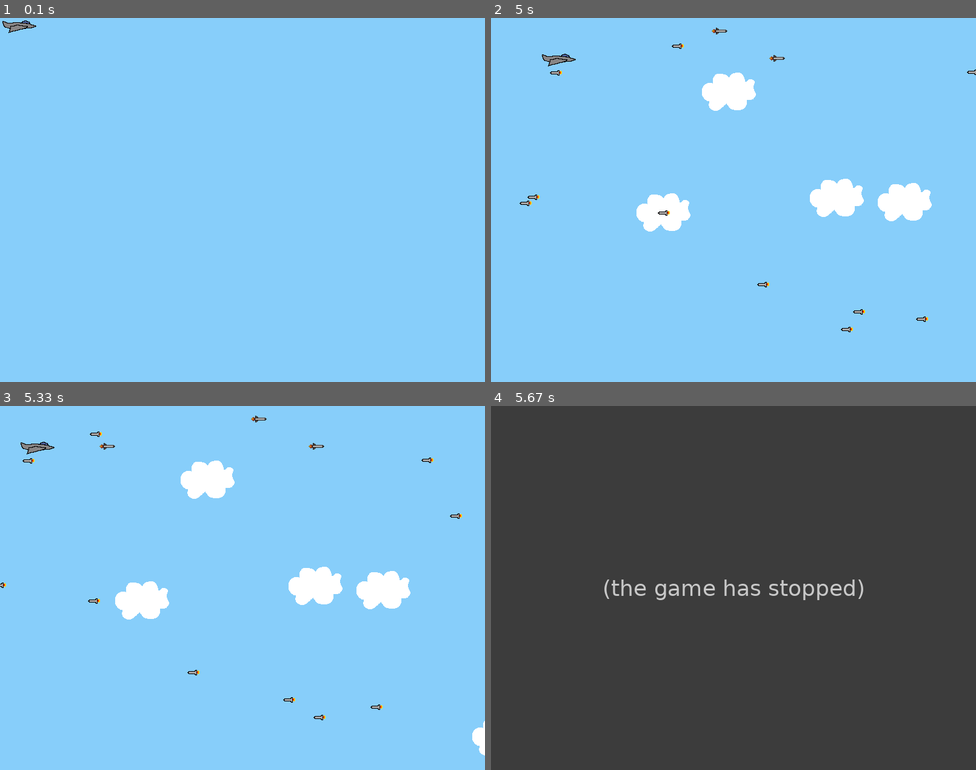
Above: before the commit, frames 1-4 (two rows, left to right).
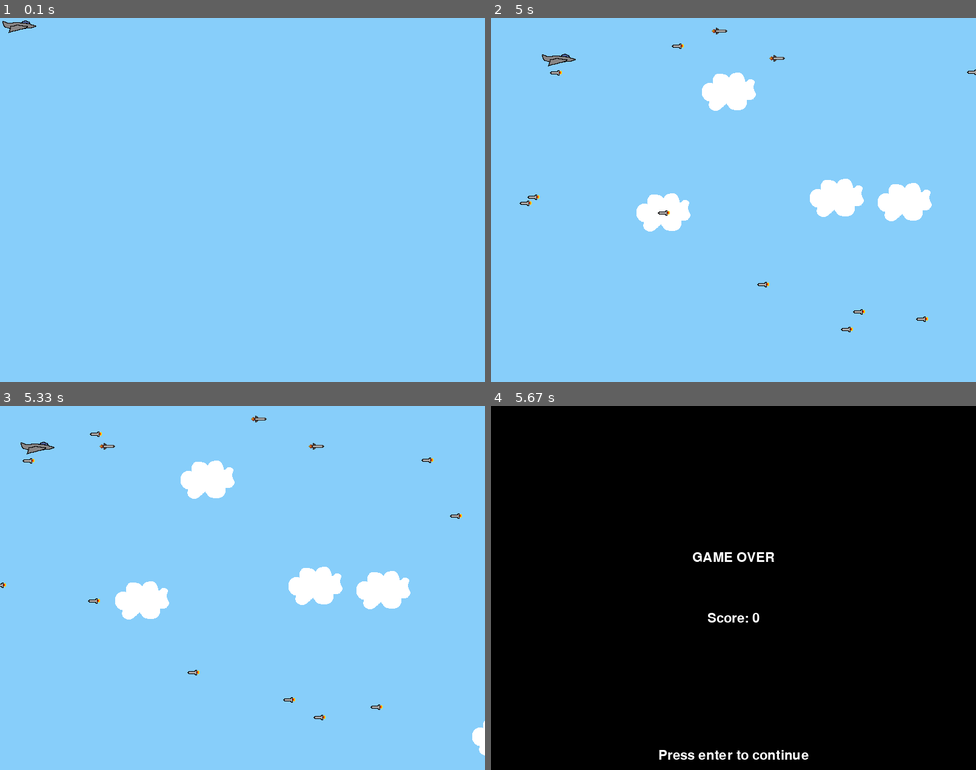
Above: after the commit, the same moments.

Repository: EliasSage/Project-PyGame
Game: pygame game, started from py_tut_with_images.py
The game is run twice, just before and just after one commit, with the same random seed, the same clock (stepped at 60 frames per second) and the same inputs.
Inputs:
- Up to frame 1 (0.1 s): no input
- Up to frame 2 (5 s): hold Right 0.83-1.47 s; hold Down 1.5-1.87 s; hold Left 1.9-2.37 s; hold Right 2.4-2.87 s; tap Space at 2.9, 3.3, 3.63, 3.93, 4.13, 4.43, 4.7 s; hold Up 3.23-3.53 s; hold Right 3.57-4.03 s; hold Left 4.07-4.6 s; hold Down 4.63-4.93 s; hold Left from 4.97 s (still down)
- Up to frame 3 (5.33 s): keep holding Left; tap Space at 5.03 s
- Up to frame 4 (5.67 s): tap Space at 5.33, 5.47 s; release Left at 5.37 s; hold Up from 5.4 s (still down)

Frames 1-3 are identical in both runs. In frame 4, 100% of the frame differs, in the area x 0-100%, y 0-100%.
Before the commit the program exited at 5.5 s; later frames show no game.

Commit message:
Added basic score screen

Diff:
--- a/py_tut_with_images.py
+++ b/py_tut_with_images.py
@@ -18,6 +18,7 @@
     QUIT,
     K_SPACE
 )
+
 
 # Define constants for the screen width and height
 SCREEN_WIDTH = 800
@@ -171,6 +172,9 @@
 # The size is determined by the constant SCREEN_WIDTH and SCREEN_HEIGHT
 screen = pygame.display.set_mode((SCREEN_WIDTH, SCREEN_HEIGHT))
 
+# Import from other files
+import scorescreen
+
 # Create custom events for adding a new enemy and cloud
 ADDENEMY = pygame.USEREVENT + 1
 pygame.time.set_timer(ADDENEMY, 250)
@@ -213,9 +217,13 @@
 
 # Variable to keep our main loop running
 running = True
+score_screen = False
 
 # Our main loop
 while running:
+    # Code that runs during score screen
+    while score_screen:
+        (score_screen, running) = scorescreen.display_screen(screen, player.score)
     # Look at every event in the queue
     for event in pygame.event.get():
         # Did the user hit a key?
@@ -273,7 +281,7 @@
         collision_sound.play()
 
         # Stop the loop
-        running = False
+        score_screen = True
 
     # Check if any bullets have collided with an enemy and removes both if so
     bullet_col = pygame.sprite.groupcollide(bullets, enemies, True, True)
--- /dev/null
+++ b/scorescreen.py
@@ -0,0 +1,44 @@
+from os import write
+import pygame
+from pygame.locals import *
+
+score_screen = True
+font = pygame.font.SysFont(None, 32)
+clock = pygame.time.Clock()
+FRAMERATE = 10
+
+
+def text_objects(text):
+    """Function that returns data of text"""
+    textSurface = font.render(text, True, (255, 255, 255))
+    return textSurface, textSurface.get_rect()
+
+
+def write_to_screen(screen, msg, y_displacement=0):
+    """Function to write text on screen"""
+    textSurface, textRect = text_objects(msg)
+    textRect.center = (screen.get_rect().center[0], screen.get_rect().center[1] + y_displacement)
+    screen.blit(textSurface, textRect)
+
+
+def display_screen(screen, score):
+    # Handle events for quit and return to game
+    for event in pygame.event.get():
+        if event.type == QUIT or (event.type == KEYDOWN and event.key == K_ESCAPE):
+            # Return values for score_screen and running variables in main file
+            return (False, False)
+
+        if event.type == KEYDOWN and event.key == K_RETURN:
+            return (False, False)
+
+    # Fill screen with black
+    screen.fill((0, 0, 0))
+
+    write_to_screen(screen, "GAME OVER", -50)
+    write_to_screen(screen, f'Score: {score}', 50)
+    write_to_screen(screen, "Press enter to continue", screen.get_height()/2 - font.get_linesize())
+
+    pygame.display.flip()
+    clock.tick(FRAMERATE)
+
+    return (True, True)
